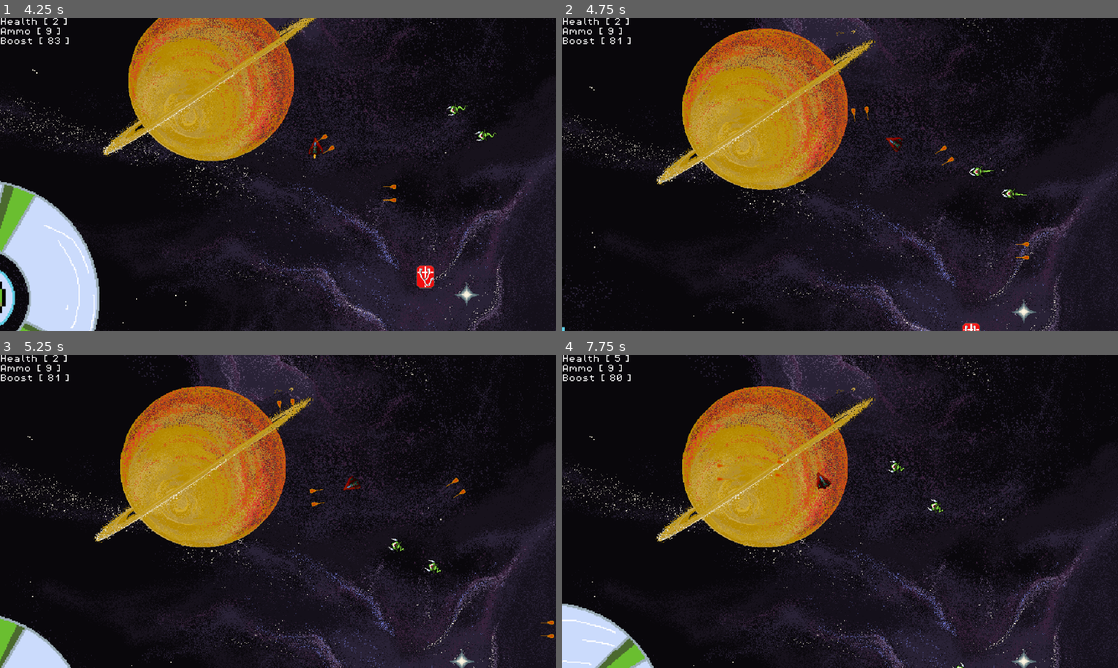
Above: before the commit, frames 1-4 (two rows, left to right).
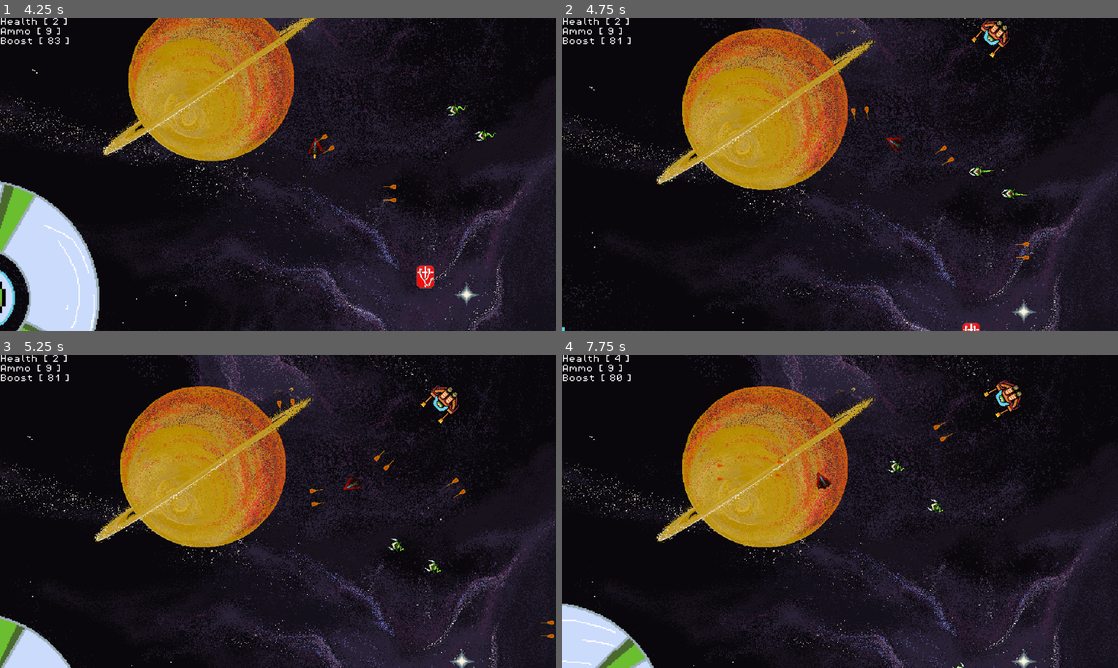
Above: after the commit, the same moments.

Repository: rylanharwood2/Adrift
Game: Godot game, scene res://scenes/game.tscn
Two runs of this game, one before a commit and one after it. Both use one fixed random seed, a clock stepped at 60 frames per second and the inputs below.
Inputs:
- Up to frame 1 (4.25 s): hold D (move_right) 0.53-1.28 s; tap Space (shoot) at 0.6, 1.55, 2.1, 2.85, 3.8 s; hold Left (move_left) 1.28-2.03 s; tap Alt (boost) at 1.35 s; hold D (move_right) 2.03-2.78 s; hold W (move_up) 2.78-3.53 s; hold Left (move_left) from 3.53 s (still down); hold Alt (boost) from 3.53 s (still down)
- Up to frame 2 (4.75 s): keep holding Left (move_left); release Alt (boost) at 4.28 s; tap Space (shoot) at 4.35 s
- Up to frame 3 (5.25 s): keep holding Left (move_left); tap Space (shoot) at 5.1 s
- Up to frame 4 (7.75 s): release Left (move_left) at 5.78 s; hold D (move_right) 5.78-6.53 s; tap Alt (boost) at 5.85 s; tap Space (shoot) at 6.05, 6.6, 7.35 s; hold W (move_up) 6.53-7.28 s; hold D (move_right) from 7.28 s (still down)

Frame 1 is identical in both runs. In frame 2, 0.3% of the frame differs, in the area x 73-81%, y 0-13%; in frame 3, 0.3%; in frame 4, 0.4%, in the area x 9-83%, y 0-28%.

Commit message:
capos can shoot and be spawned in wave spawner!
created a bullet class that the capos extend into a capo bullet that can only damage the player. this also fixes the issue with spawning and they are now part of the testing spawn cycle.

Diff:
--- /dev/null
+++ b/scenes/capo_bullet.tscn
@@ -0,0 +1,7 @@
+[gd_scene load_steps=3 format=3 uid="uid://mwk76n3n21eg"]
+
+[ext_resource type="PackedScene" uid="uid://bkguwvaq5v04b" path="res://scenes/bullet.tscn" id="1_ot0ro"]
+[ext_resource type="Script" uid="uid://b6dffa7mvl3w1" path="res://scripts/capo_bullet.gd" id="2_0xalb"]
+
+[node name="capo_bullet" instance=ExtResource("1_ot0ro")]
+script = ExtResource("2_0xalb")
--- a/scripts/bullet.gd
+++ b/scripts/bullet.gd
@@ -1,10 +1,12 @@
 extends AnimatedSprite2D
+class_name bullet
 
-var speed = 300
+signal enemy_killed
 
 @onready var bullet: AnimatedSprite2D = $"."
 @onready var player: CharacterBody2D = get_node("%Player")
-signal enemy_killed
+
+var speed = 300
 
 func _physics_process(delta):
 	position -= transform.y * speed * delta
--- /dev/null
+++ b/scripts/capo_bullet.gd
@@ -0,0 +1,11 @@
+extends "res://scripts/bullet.gd"
+
+var bullet_damage = 1
+
+func _on_area_2d_body_entered(body: Node2D) -> void:
+	if body.is_in_group("player"):
+		body.health -= bullet_damage
+		body.flash()
+
+	if body.is_in_group("player") or body.is_in_group("asteroid"):
+		queue_free()
--- a/scripts/capo_enemy.gd
+++ b/scripts/capo_enemy.gd
@@ -1,7 +1,7 @@
 extends CharacterBody2D
 
 @onready var target = get_tree().current_scene.get_node("Player")
-var scene = preload("res://scenes/bullet.tscn")
+var scene = preload("res://scenes/capo_bullet.tscn")
 
 var rand = RandomNumberGenerator.new()
 
@@ -54,7 +54,6 @@
 	var bullet = scene.instantiate()
 	bullet.speed *= 2
 
-	print(self)
 	self.add_child(bullet)
 	bullet.global_transform = $muzzle.global_transform
 	$reload_speed.start()
--- a/scripts/game.gd
+++ b/scripts/game.gd
@@ -31,7 +31,7 @@
 # control enemy spawn waves
 func wave_controller():
 	#[[waves, numsuicune, numcapos],[]]
-	var wave_spawn_rates = [[1,3,0], [1,4,0], [1,5,0], [1,100,0]]
+	var wave_spawn_rates = [[1,3,1], [1,4,2], [1,5,2], [1,100,10]]
 	var waves : int = len(wave_spawn_rates)
 	var waves_done : bool = false
 	var timeout : float = 0
--- a/scripts/helheim_king_of_slime.gd
+++ b/scripts/helheim_king_of_slime.gd
@@ -1,4 +1,6 @@
+@icon("res://assets/sprites/enemies/testboss2.png")
 extends CharacterBody2D
+
 
 signal health_pack_received
 
--- a/scripts/player.gd
+++ b/scripts/player.gd
@@ -57,6 +57,8 @@
 		update_boost_changed(boost_meter)
 	else:
 		update_health_changed(0)
+		if health <= 0:
+			player_died.emit("You Died!\nPress R to Restart", true)
 
 	var forward_input = Input.is_action_pressed("move_up")
 	var boost_input = Input.is_action_pressed("boost")
@@ -183,8 +185,6 @@
 		flash()
 		health -= 1
 
-		if health <= 0:
-			player_died.emit("You Died!\nPress R to Restart", true)
 			#queue_free()
 
 	if (body.is_in_group("healthpack")):
Not shown, added: scripts/capo_bullet.gd.uid
Not shown, changed: README.md
